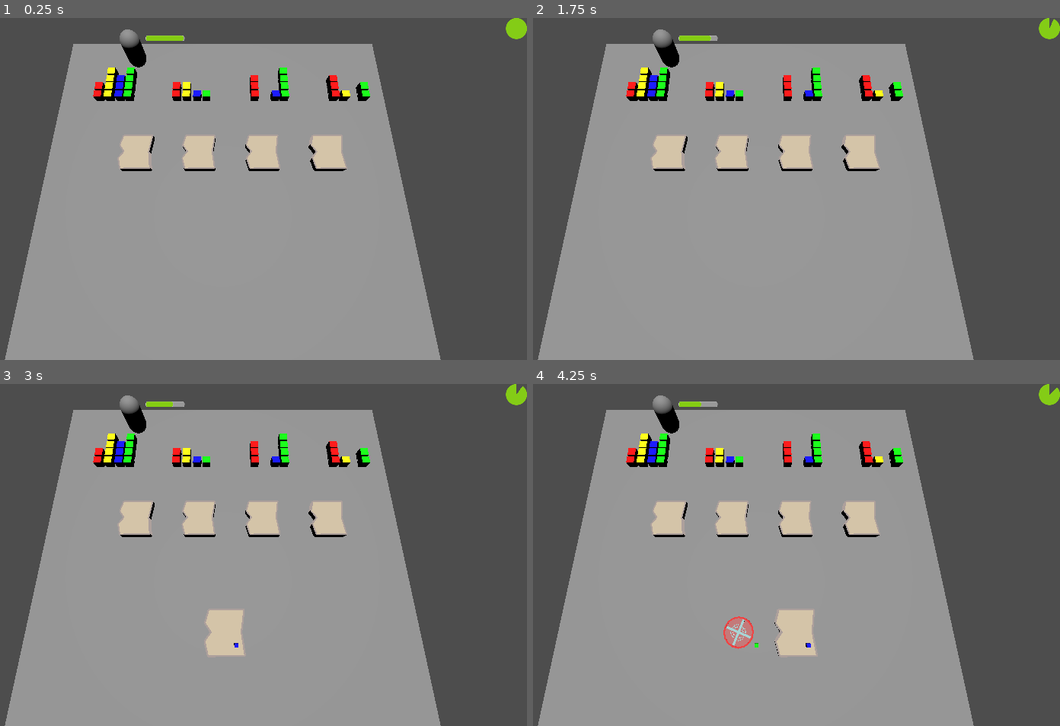
Above: before the commit, frames 1-4 (two rows, left to right).
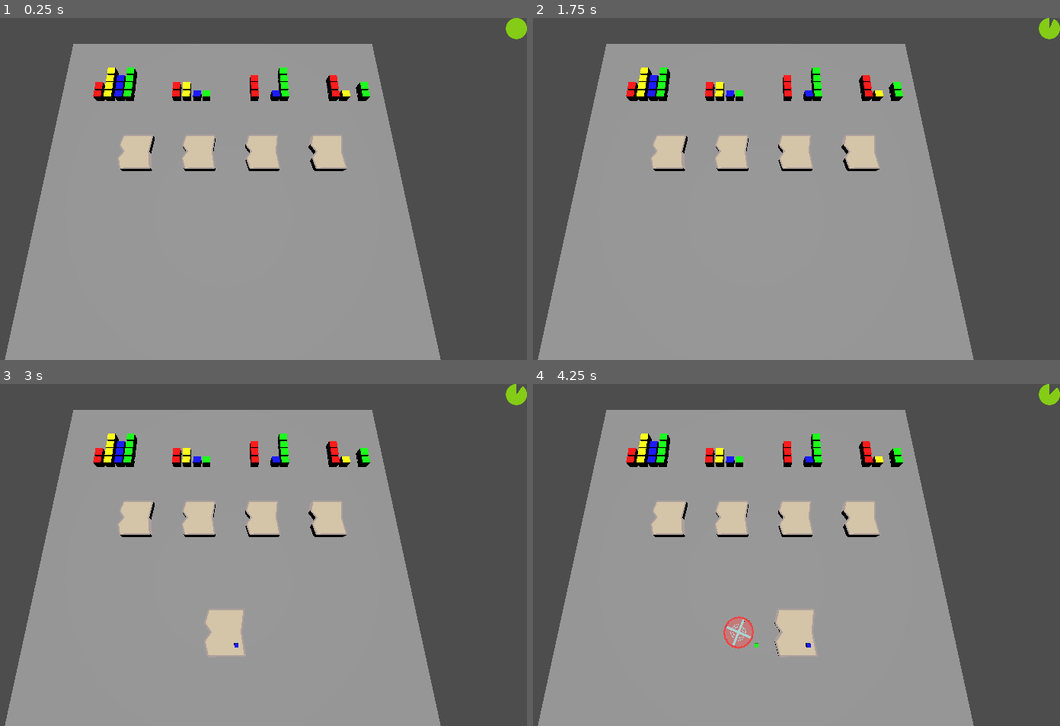
Above: after the commit, the same moments.

Repository: gabrield67/Sandwich-Shop
Game: Godot game, scene res://scenes/game.tscn
Same seed, same stepped clock (60 frames per second), same inputs: the game is played once before the commit and once after it.
Inputs (mouse positions are in pixels of both pictures, inside the frame that each line leads up to):
- Up to frame 1 (0.25 s): no input
- Up to frame 2 (1.75 s): tap Enter at 0.5 s; move the mouse to (891, 171) at 0.52 s; click (891, 171) at 0.67 s; tap Space at 1.25 s; move the mouse to (633, 206) at 1.27 s; click (633, 206) at 1.42 s
- Up to frame 3 (3 s): move the mouse to (284, 479) at 2.02 s; click (284, 479) at 2.17 s; move the mouse to (189, 623) at 2.77 s; click (189, 623) at 2.92 s
- Up to frame 4 (4.25 s): move the mouse to (938, 606) at 3.52 s; click (938, 606) at 3.67 s

The runs differ from the first frame. In frame 1, 0.5% of the frame differs, in the area x 22-36%, y 3-15%; in frame 2, 0.5%; in frame 3, 0.5%; in frame 4, 0.5%.

Commit message:
remove raccoon from game scene

Diff:
--- a/scenes/game.tscn
+++ b/scenes/game.tscn
@@ -5,7 +5,6 @@
 [ext_resource type="AudioStream" uid="uid://4bgt8e0y4v5a" path="res://sounds/switch_02_rubber_duck.ogg" id="4_iywne"]
 [ext_resource type="PackedScene" uid="uid://drkevmp0aiaxv" path="res://scenes/Ingredients/Ingredient Spawner.tscn" id="4_lbhrr"]
 [ext_resource type="PackedScene" uid="uid://bkd5kxair4hmq" path="res://scenes/HUD.tscn" id="5_iywne"]
-[ext_resource type="PackedScene" uid="uid://ccbffutqtq21k" path="res://scenes/raccoon.tscn" id="8_gee14"]
 
 [sub_resource type="BoxShape3D" id="BoxShape3D_8cj0n"]
 
@@ -56,15 +55,3 @@
 pitch_scale = 0.58
 
 [node name="HUD" parent="." unique_id=1287460498 instance=ExtResource("5_iywne")]
-
-[node name="Raccoon" parent="." unique_id=1781054978 instance=ExtResource("8_gee14")]
-transform = Transform3D(1.5, 0, 0, 0, 1.5, 0, 0, 0, 1.5, -7.2391553, 3.7849565, -10.730326)
-
-[connection signal="body_entered" from="Bread" to="Bread" method="on_entered"]
-[connection signal="body_exited" from="Bread" to="Bread" method="on_exited"]
-[connection signal="body_entered" from="Bread2" to="Bread2" method="on_entered"]
-[connection signal="body_exited" from="Bread2" to="Bread2" method="on_exited"]
-[connection signal="body_entered" from="Bread3" to="Bread3" method="on_entered"]
-[connection signal="body_exited" from="Bread3" to="Bread3" method="on_exited"]
-[connection signal="body_entered" from="Bread4" to="Bread4" method="on_entered"]
-[connection signal="body_exited" from="Bread4" to="Bread4" method="on_exited"]
